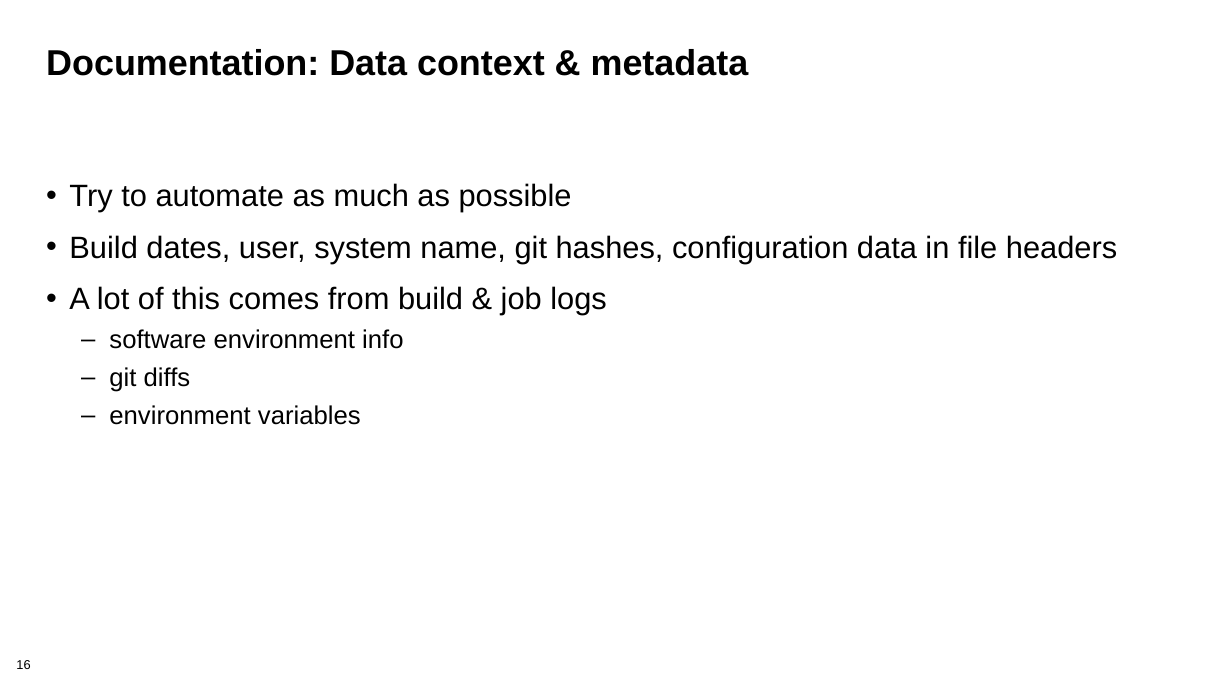
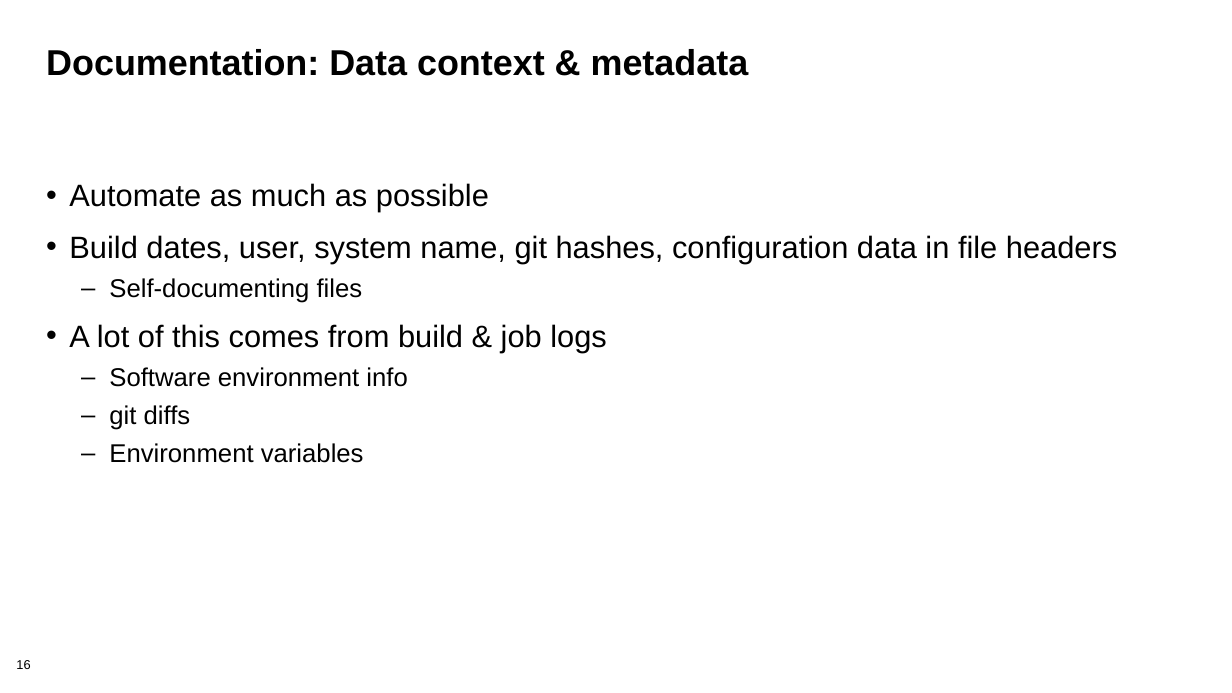
Before and after one commit to bssw-tutorial/presentations, a slide deck: slide 16 of computational-expts.pptx. Drawn at 1232x693 pixels with LibreOffice and Linux fonts; fonts in the diff are those of the drawing; background and template pictures are left out. Boxes give left, top, right and bottom in pixels: in the first picture for what was removed or moved away, otherwise in the second. Text is boxed around its words. In the diff, an @@ line names an element or a change of style, - is before the commit and + after.

```diff
--- a/computational-expts.pptx
+++ b/computational-expts.pptx
@@ text at (69, 183, 489, 212): text changed @@
-• Try to automate as much as possible
+• Automate as much as possible
@@ text at (109, 278, 363, 303): paragraph added @@
+  – Self-documenting files
@@ text at (109, 367, 407, 387): text changed @@
-  – software environment info
+  – Software environment info
@@ text at (109, 443, 364, 463): text changed @@
-  – environment variables
+  – Environment variables
```
Also in this commit, not shown: 10 other slides changed.
